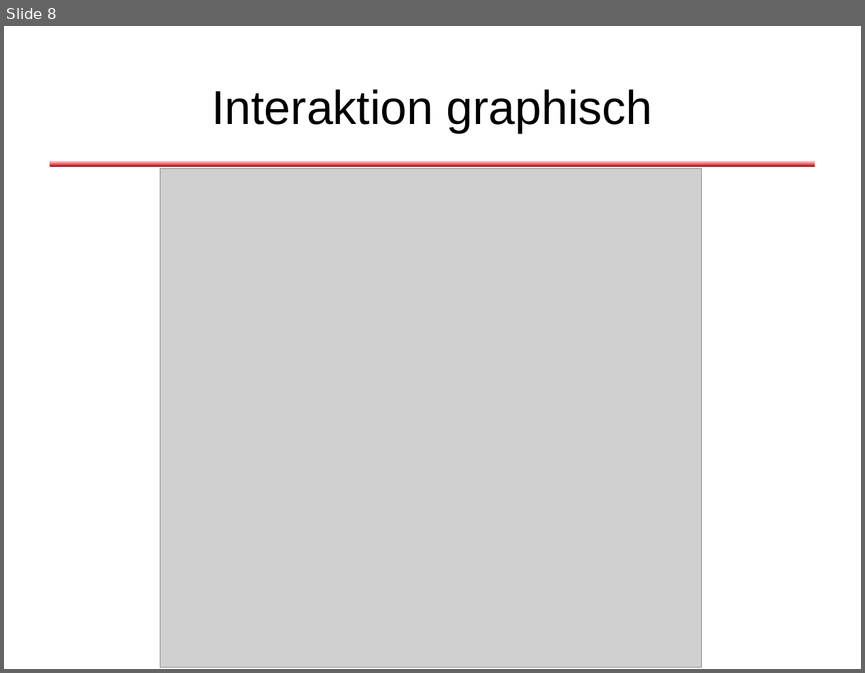
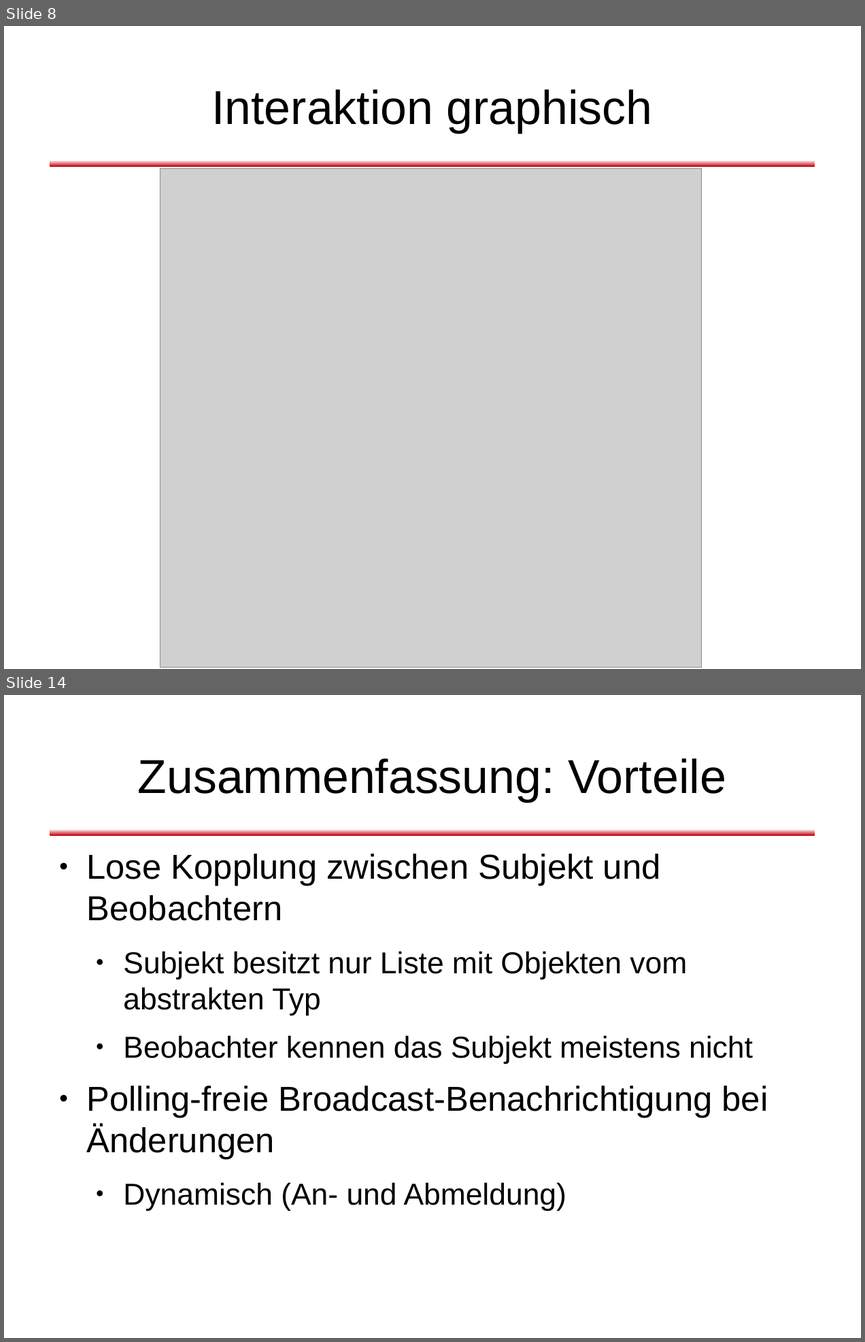
Before and after one commit to dlindner/vorlesung-se2-dhbw, a slide deck: added_2012/Entwurfsmuster - Beobachter.odp. Shown one above the other, each under a label of ours: slide 8 before the commit, slides 8 and 14 after it; the slides between them are not shown. The pictures are 865x673 and 865x1342 pixels, drawn with LibreOffice and Linux fonts; fonts in the diff are those of the drawing; grey boxes stand for pictures; background and template pictures are left out. Boxes give left, top, right and bottom in pixels: in the first picture for what was removed or moved away, otherwise in the second. Text is boxed around its words. In the diff, an @@ line names an element or a change of style, - is before the commit and + after.

Commit message:
Vorlesungseinheit "Beobachter", 2012er Jahrgang

```diff
--- a/added_2012/Entwurfsmuster - Beobachter.odp
+++ b/added_2012/Entwurfsmuster - Beobachter.odp
@@ slide 14 added at bbox=[4, 695, 861, 1338], background #FFFFFF; not listed: 1 template element that a slide beside it also shows @@
@@ title added at bbox=[138, 758, 726, 802], 44 pt, text #000000 @@
+Zusammenfassung: Vorteile
@@ text added at bbox=[86, 853, 768, 1210], 28 pt, text #000000 @@
+● Lose Kopplung zwischen Subjekt und Beobachtern
+  ● Subjekt besitzt nur Liste mit Objekten vom abstrakten Typ
+  ● Beobachter kennen das Subjekt meistens nicht
+● Polling-freie Broadcast-Benachrichtigung bei Änderungen
+  ● Dynamisch (An- und Abmeldung)
```
Also in this commit, not shown: 10 other slides added, 6 slides removed.
